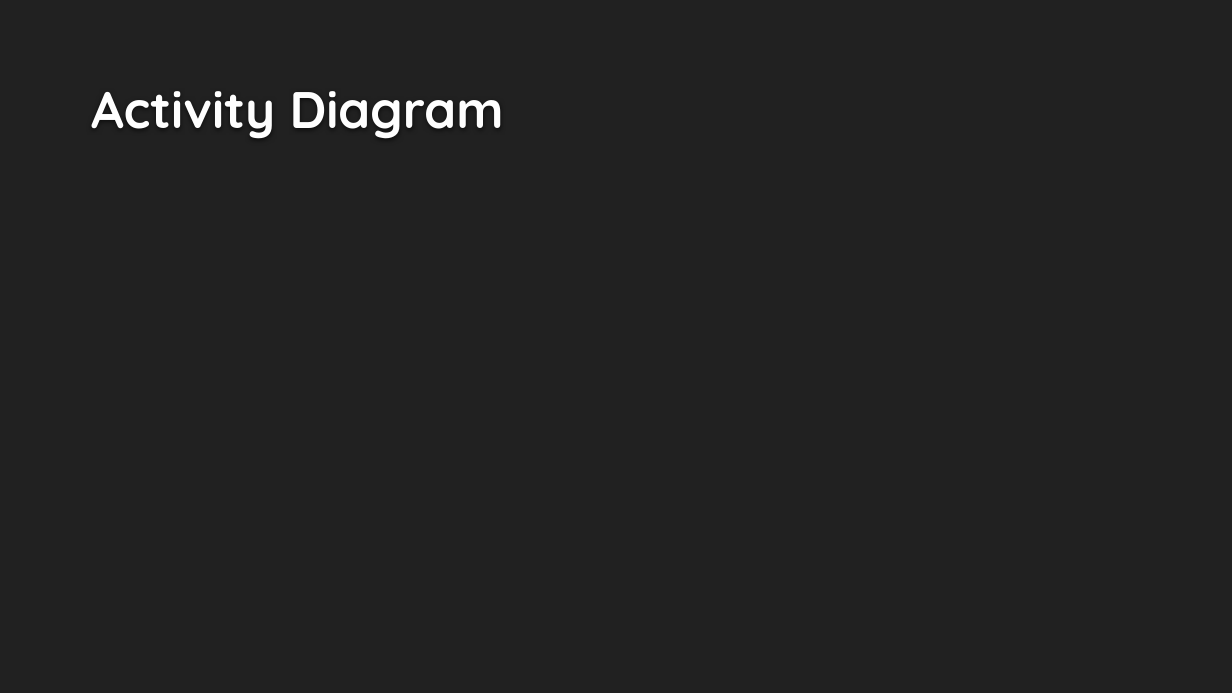
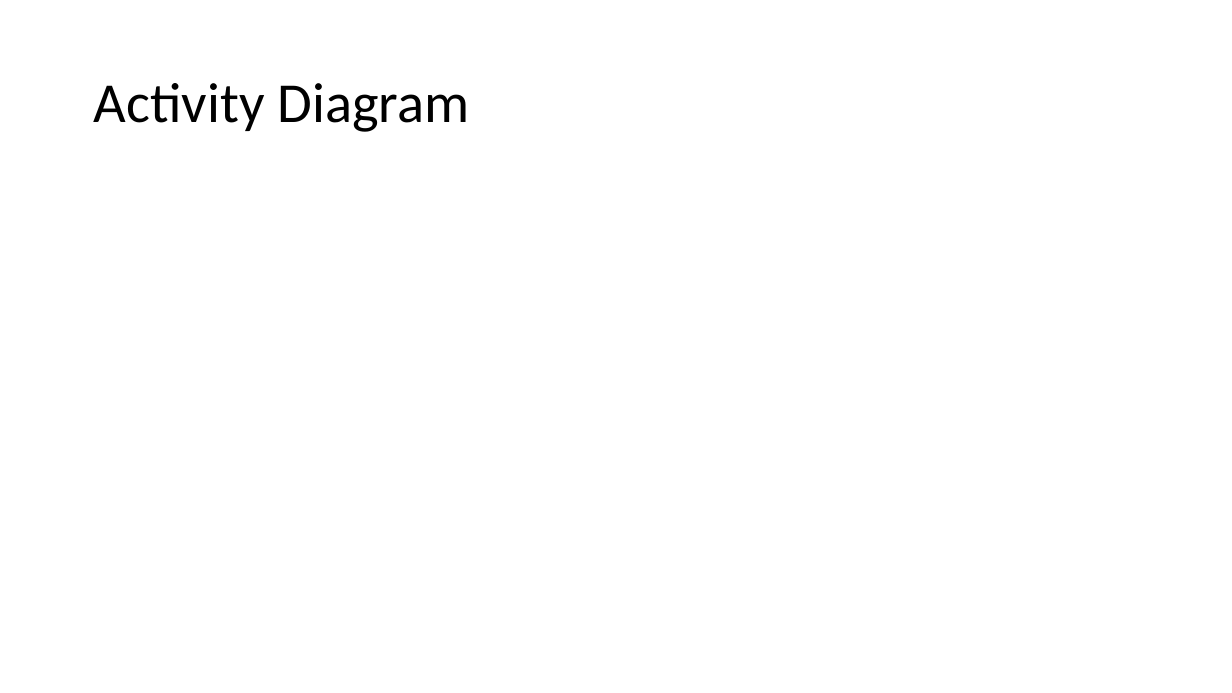
Before and after one commit to toza-mimoza/Probeklausur-Thoma, a slide deck: slide 6 of project/04-presentation/presentation.pptx (slide 7 before the commit). Drawn at 1232x693 pixels with LibreOffice and Linux fonts; fonts in the diff are those of the drawing; background and template pictures are left out. Boxes give left, top, right and bottom in pixels: in the first picture for what was removed or moved away, otherwise in the second. Text is boxed around its words. In the diff, an @@ line names an element or a change of style, - is before the commit and + after.

```diff
--- a/project/04-presentation/presentation.pptx
+++ b/project/04-presentation/presentation.pptx
@@ background #212121 to #FFFFFF @@
@@ title "Activity Diagram": place and size @@
-title "Activity Diagram" at (91, 91, 504, 139)
+title "Activity Diagram" at (94, 83, 469, 132)
@@ title "Activity Diagram" at (94, 83, 469, 132): size 40 to 44 pt, font Quicksand to Calibri, text colour #FEFEFE to #000000, bold off; line spacing 1 to 0.9; vertical alignment bottom to middle @@
```
Also in this commit, not shown: 6 other slides changed, 2 slides added, 4 slides removed.
